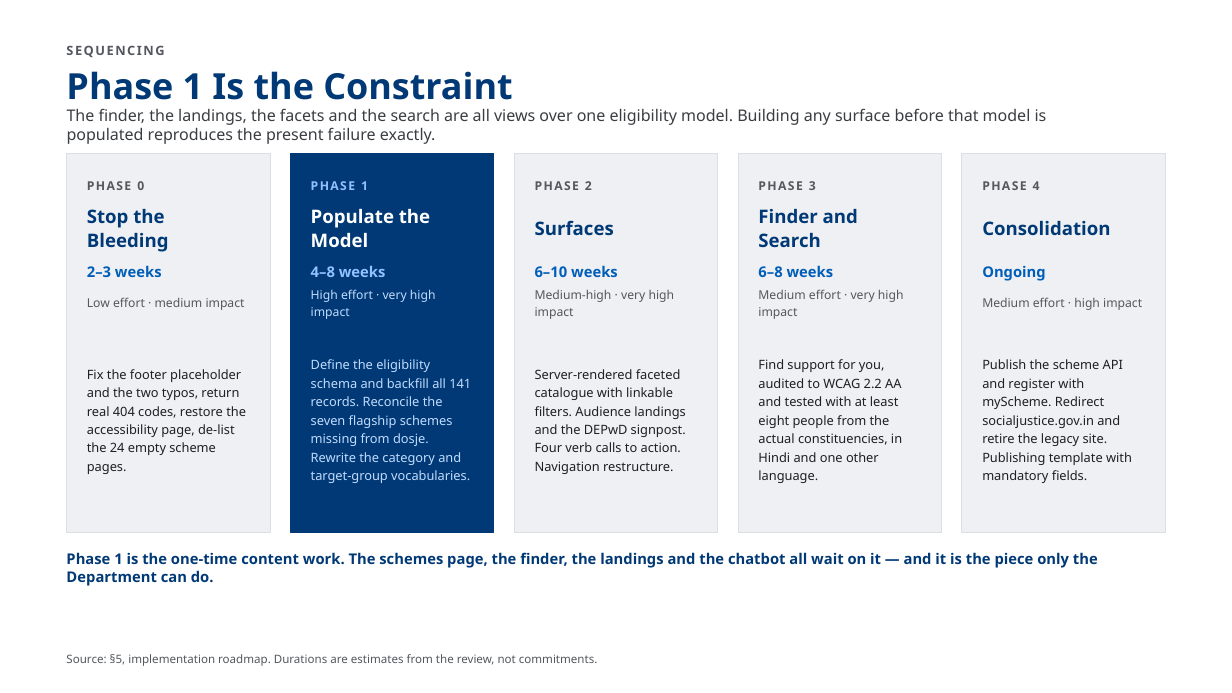
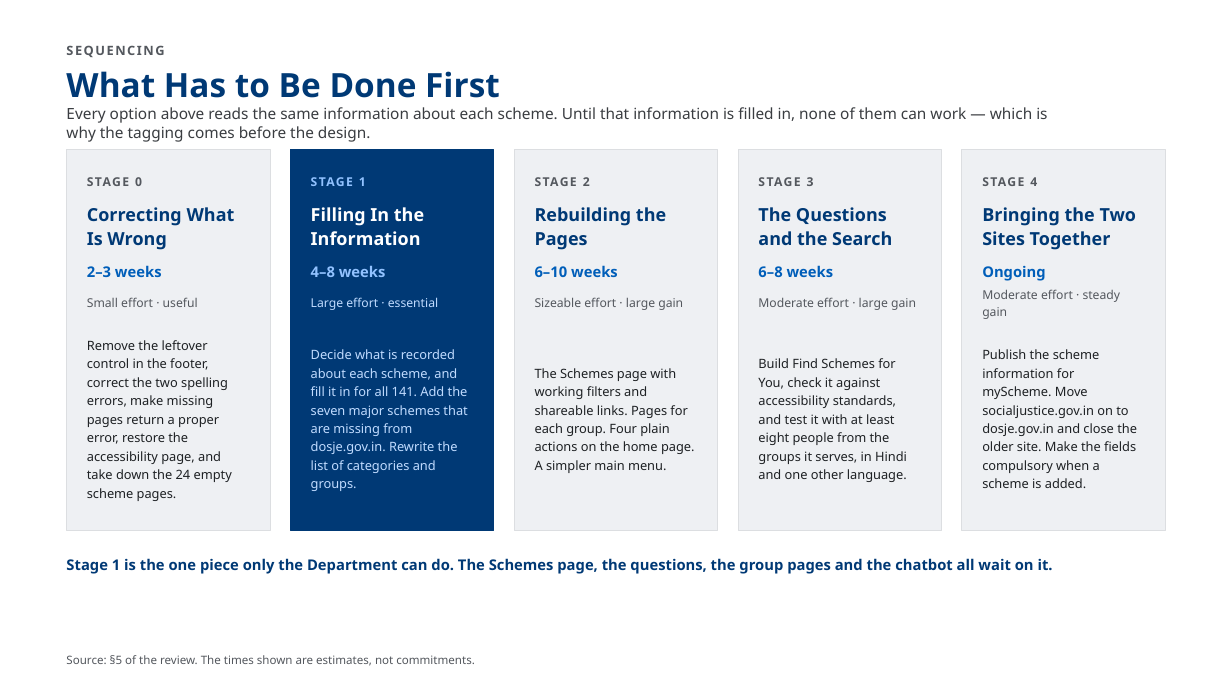
Before and after one commit to AkashShivanand/mosje, a slide deck: slide 10 of docs/plans/MoSJE-Persona-Scheme-Discovery.pptx (slide 6 before the commit). Drawn at 1232x693 pixels with LibreOffice and Linux fonts; fonts in the diff are those of the drawing. Boxes give left, top, right and bottom in pixels: in the first picture for what was removed or moved away, otherwise in the second. Text is boxed around its words. In the diff, an @@ line names an element or a change of style, - is before the commit and + after.

```diff
--- a/docs/plans/MoSJE-Persona-Scheme-Discovery.pptx
+++ b/docs/plans/MoSJE-Persona-Scheme-Discovery.pptx
@@ text at bbox=[66, 71, 500, 98]: text changed; size 28 to 26 pt @@
-Phase 1 Is the Constraint
+What Has to Be Done First
@@ text at bbox=[66, 107, 1047, 142]: text changed; size 12.5 to 12 pt @@
-The finder, the landings, the facets and the search are all views over one eligibility model. Building any surface before that model is populated reproduces the present failure exactly.
+Every option above reads the same information about each scheme. Until that information is filled in, none of them can work — which is why the tagging comes before the design.
@@ text at bbox=[135, 177, 142, 186]: text changed @@
-PHASE 0
+STAGE 0
@@ text at bbox=[359, 177, 366, 186]: text changed @@
-PHASE 1
+STAGE 1
@@ text at bbox=[583, 177, 590, 186]: text changed @@
-PHASE 2
+STAGE 2
@@ text at bbox=[807, 177, 814, 186]: text changed @@
-PHASE 3
+STAGE 3
@@ text at bbox=[1030, 177, 1037, 186]: text changed @@
-PHASE 4
+STAGE 4
@@ text at bbox=[87, 207, 235, 250]: text changed; size 14.5 to 14 pt @@
-Stop the Bleeding
+Correcting What Is Wrong
@@ text at bbox=[311, 207, 424, 246]: text changed; size 14.5 to 14 pt @@
-Populate the Model
+Filling In the Information
@@ text at bbox=[535, 207, 666, 250]: text changed; size 14.5 to 14 pt @@
-Surfaces
+Rebuilding the Pages
@@ text at bbox=[758, 207, 892, 246]: text changed; size 14.5 to 14 pt @@
-Finder and Search
+The Questions and the Search
@@ text at bbox=[982, 207, 1137, 250]: text changed; size 14.5 to 14 pt @@
-Consolidation
+Bringing the Two Sites Together
@@ text at bbox=[87, 297, 198, 307]: text changed @@
-Low effort · medium impact
+Small effort · useful
@@ text at bbox=[311, 297, 438, 310]: text changed @@
-High effort · very high impact
+Large effort · essential
@@ text at bbox=[535, 297, 683, 310]: text changed @@
-Medium-high · very high impact
+Sizeable effort · large gain
@@ text at bbox=[758, 297, 916, 310]: text changed @@
-Medium effort · very high impact
+Moderate effort · large gain
@@ text at bbox=[982, 289, 1121, 319]: text changed @@
-Medium effort · high impact
+Moderate effort · steady gain
@@ text at bbox=[87, 340, 232, 501]: text changed @@
-Fix the footer placeholder and the two typos, return real 404 codes, restore the accessibility page, de-list the 24 empty scheme pages.
+Remove the leftover control in the footer, correct the two spelling errors, make missing pages return a proper error, restore the accessibility page, and take down the 24 empty scheme pages.
@@ text at bbox=[311, 349, 468, 491]: text changed @@
-Define the eligibility schema and backfill all 141 records. Reconcile the seven flagship schemes missing from dosje. Rewrite the category and target-group vocabularies.
+Decide what is recorded about each scheme, and fill it in for all 141. Add the seven major schemes that are missing from dosje.gov.in. Rewrite the list of categories and groups.
@@ text at bbox=[758, 358, 907, 482]: text changed @@
-Find support for you, audited to WCAG 2.2 AA and tested with at least eight people from the actual constituencies, in Hindi and one other language.
+Build Find Schemes for You, check it against accessibility standards, and test it with at least eight people from the groups it serves, in Hindi and one other language.
@@ text at bbox=[982, 349, 1137, 488]: text changed @@
-Publish the scheme API and register with myScheme. Redirect socialjustice.gov.in and retire the legacy site. Publishing template with mandatory fields.
+Publish the scheme information for myScheme. Move socialjustice.gov.in on to dosje.gov.in and close the older site. Make the fields compulsory when a scheme is added.
@@ text at bbox=[535, 368, 695, 473]: text changed @@
-Server-rendered faceted catalogue with linkable filters. Audience landings and the DEPwD signpost. Four verb calls to action. Navigation restructure.
+The Schemes page with working filters and shareable links. Pages for each group. Four plain actions on the home page. A simpler main menu.
@@ text at bbox=[66, 558, 1053, 574]: text changed @@
-Phase 1 is the one-time content work. The schemes page, the finder, the landings and the chatbot all wait on it — and it is the piece only the Department can do.
+Stage 1 is the one piece only the Department can do. The Schemes page, the questions, the group pages and the chatbot all wait on it.
@@ text at bbox=[66, 655, 475, 666]: text changed @@
-Source: §5, implementation roadmap. Durations are estimates from the review, not commitments.
+Source: §5 of the review. The times shown are estimates, not commitments.
```
Also in this commit, not shown: 5 other slides changed, 6 slides added, 2 slides removed, 3 other files.
